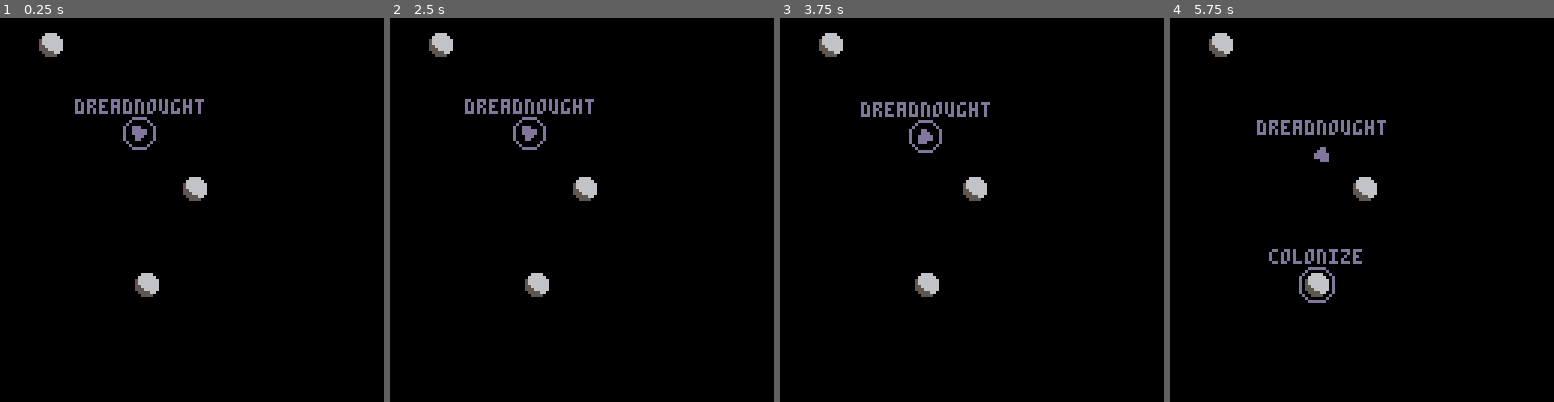
Above: before the commit, frames 1-4 (left to right).
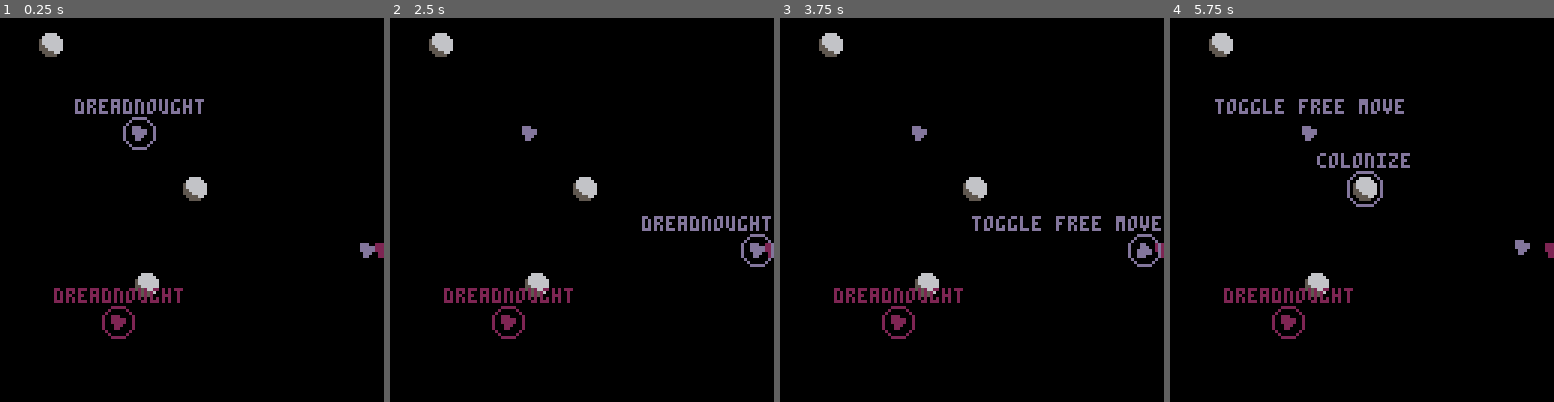
Above: after the commit, the same moments.

Repository: ironchestgames/pico-8-carts
Game: PICO-8 cartridge spacewar.p8
The game is run twice, just before and just after one commit, with the same random seed, the same clock (stepped at 60 frames per second) and the same inputs.
Inputs:
- Up to frame 1 (0.25 s): no input
- Up to frame 2 (2.5 s): tap X (X key) at 0.33, 1.07, 1.85 s; tap O (Z key) at 0.7, 1.7, 2.1 s; hold Right 1.6-2.1 s; hold Up 2.15-2.42 s; hold Right from 2.47 s (still down)
- Up to frame 3 (3.75 s): tap O (Z key) every 0.4 s from 2.5 to 3.7 s; tap X (X key) at 2.97 s; release Right at 3.03 s; hold Left 3.08-3.58 s; hold Down from 3.63 s (still down)
- Up to frame 4 (5.75 s): release Down at 3.97 s; hold Right 4.02-4.68 s; tap X (X key) at 4.08, 5.2 s; tap O (Z key) every 0.4 s from 4.1 to 5.7 s; hold Up 4.73-5.03 s; hold Left 5.08-5.68 s; hold Down from 5.73 s (still down)

The runs differ from the first frame. In frame 1, 1.2% of the frame differs, in the area x 14-100%, y 58-84%; in frame 2, 2.8%; in frame 3, 3.1%; in frame 4, 4.0%, in the area x 11-100%, y 21-84%.

Commit message:
spacewar - fix player 2 input bug

Diff:
--- a/spacewar.p8
+++ b/spacewar.p8
@@ -32,7 +32,7 @@
  return sqrt(dx*dx+dy*dy)*10
 end
 
-function perfselect(_cur,_items)
+function perfselect(_btnpi,_cur,_items)
  local _closestd=999
  local _closest=nil
  for _item in all(_items) do
@@ -40,16 +40,16 @@
    local _a=atan2(_item.x-_cur.x,_item.y-_cur.y)%1
    local _d=dist(_item.x,_item.y,_cur.x,_cur.y)
    if _d < _closestd and
-      -- ((btnp(0) and _a >= 0.3125 and _a <= 0.6875) or -- left
-      --  (btnp(1) and (_a >= 0.8125 or _a <= 0.1875)) or -- right
-      -- (btnp(3) and _a >= 0.5625 and _a <= 0.9375) or -- down
-      --  (btnp(2) and _a >= 0.0625 and _a <= 0.4375)) then -- up
-      ((btnp(0) and _a >= 0.375 and _a <= 0.625) or -- left
-       (btnp(1) and (_a >= 0.875 or _a <= 0.125)) or -- right
-      (btnp(3) and _a >= 0.625 and _a <= 0.875) or -- down
-       (btnp(2) and _a >= 0.125 and _a <= 0.375)) then -- up
-      -- (btnp(3) and _a >= 0.55 and _a <= 0.95) or -- down
-       -- (btnp(2) and _a >= 0.05 and _a <= 0.45)) then -- up
+      -- ((btnp(0,_btnpi) and _a >= 0.3125 and _a <= 0.6875) or -- left
+      --  (btnp(1,_btnpi) and (_a >= 0.8125 or _a <= 0.1875)) or -- right
+      -- (btnp(3,_btnpi) and _a >= 0.5625 and _a <= 0.9375) or -- down
+      --  (btnp(2,_btnpi) and _a >= 0.0625 and _a <= 0.4375)) then -- up
+      ((btnp(0,_btnpi) and _a >= 0.375 and _a <= 0.625) or -- left
+       (btnp(1,_btnpi) and (_a >= 0.875 or _a <= 0.125)) or -- right
+      (btnp(3,_btnpi) and _a >= 0.625 and _a <= 0.875) or -- down
+       (btnp(2,_btnpi) and _a >= 0.125 and _a <= 0.375)) then -- up
+      -- (btnp(3,_btnpi) and _a >= 0.55 and _a <= 0.95) or -- down
+       -- (btnp(2,_btnpi) and _a >= 0.05 and _a <= 0.45)) then -- up
     _closestd=_d
     _closest=_item
    end
@@ -151,9 +151,17 @@
   end
 
  else
-  -- add this ship for toggle free move
-  -- _pl.sel1.text='toggle free move'
-  -- add(_items,_pl.sel1)
+
+  _pl.sel1.text=nil
+  if _pl.sel1 == _pl.sel2 then
+   _pl.sel1.text='toggle free move'
+  end
+  _pl.sel1.action=function()
+   _pl.curlevel=3
+   _pl.sel1.text=''
+   _pl.sel3=_pl.sel1
+  end
+  add(_items,_pl.sel1)
 
   -- add free/enemy planets
   for _planet in all(planets) do
@@ -187,6 +195,47 @@
  return _items
 end
 
+function getitems3(_pl)
+ local _items={}
+ for _c=1,14 do
+  for _r=1,14 do
+   local _x,_y=_c*8,_r*8
+   local _item={
+    x=_x,
+    y=_y,
+    text='move here',
+    action=function()
+     _pl.sel2.targetx=_x
+     _pl.sel2.targety=_y
+     _pl.sel2.target=nil
+     _pl.curlevel=1
+    end,
+   }
+   local _tooclose=false
+   for _planet in all(planets) do
+    if dist(_planet.x,_planet.y,_item.x,_item.y) <= 8 then
+     _tooclose=true
+    end
+   end
+   for _p in all(players) do
+    for _ship in all(_p.ships) do
+     if dist(_ship.x,_ship.y,_item.x,_item.y) <= 8 then
+      _tooclose=true
+     end
+    end
+   end
+   if _pl.sel3 and _pl.sel3.x == _item.x and _pl.sel3.y == _item.y then
+    _pl.sel3=_item
+   end
+   if not _tooclose then
+    add(_items,_item)
+   end
+  end
+ end
+
+ return _items
+end
+
 local angles={
  [0]={0,1},
  {1,1},
@@ -203,19 +252,19 @@
     name='fighters',
     sprite=4,
     spd=0.05,
-    duration=320,
+    duration=1200,
    },
    {
     name='corvettes',
     sprite=8,
     spd=0.04,
-    duration=320,
+    duration=1200,
    },
    {
     name='dreadnought',
     sprite=0,
     spd=0.025,
-    duration=320,
+    duration=1200,
    },
   },
   ships={},
@@ -224,25 +273,72 @@
   getitems1=getitems1,
   sel2=nil,
   getitems2=getitems2,
+  getitems3=getitems3,
+ },
+ [2]={
+  owner=2,
+  col=2,
+  shiptypes={
+   {
+    name='fighters',
+    sprite=4,
+    spd=0.05,
+    duration=1200,
+   },
+   {
+    name='corvettes',
+    sprite=8,
+    spd=0.04,
+    duration=1200,
+   },
+   {
+    name='dreadnought',
+    sprite=0,
+    spd=0.025,
+    duration=1200,
+   },
+  },
+  ships={},
+  curlevel=1,
+  sel1=nil,
+  getitems1=getitems1,
+  sel2=nil,
+  getitems2=getitems2,
+  getitems3=getitems3,
  }
 }
 
 players[1].ships={
  {
   x=rnd(128),y=rnd(128),
- },
- -- {
- --  x=rnd(128),y=rnd(128),
- -- },
+  owner=1,
+ },
+ {
+  x=rnd(128),y=rnd(128),
+  owner=1,
+ },
 }
 
-for _ship in all(players[1].ships) do
+players[2].ships={
+ {
+  x=rnd(128),y=rnd(128),
+  owner=2,
+ },
+ {
+  x=rnd(128),y=rnd(128),
+  owner=2,
+ },
+}
+
+local allships=concat(players[1].ships,players[2].ships)
+
+for _ship in all(allships) do
  _ship.targetx,_ship.targety=_ship.x,_ship.y
  _ship.spd=0.05
- _ship.owner=players[1].owner
  _ship.name='dreadnought'
  _ship.sprite=0
 end
+
 
 function _update60()
 
@@ -260,7 +356,7 @@
    _player.items=_items
 
    if btnp(0,_btnpi) or btnp(1,_btnpi) or btnp(2,_btnpi) or btnp(3,_btnpi) then
-    _player[_selkey]=perfselect(_player[_selkey],_items)
+    _player[_selkey]=perfselect(_btnpi,_player[_selkey],_items)
    elseif btnp(4,_btnpi) then
     _player[_selkey].action()
    elseif btnp(5,_btnpi) then
@@ -305,6 +401,7 @@
        _ship.target.owner=_ship.owner
       end
      end
+     _ship.target=nil
     end
    else
     local _a=atan2(_ship.targetx-_ship.x,_ship.targety-_ship.y)
